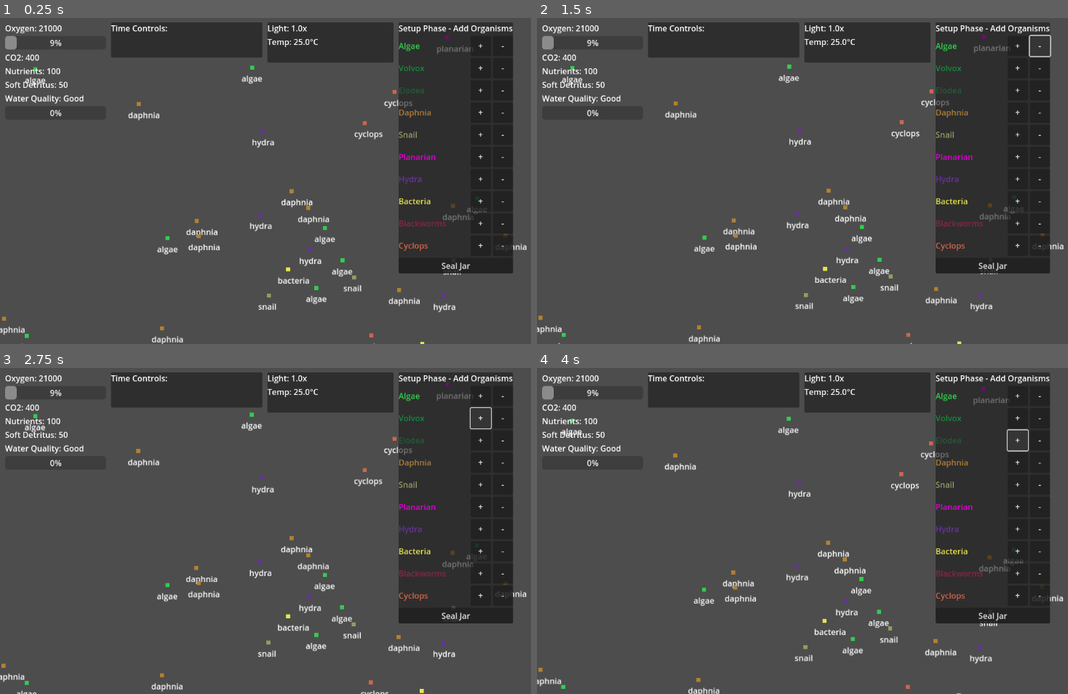
Above: before the commit, frames 1-4 (two rows, left to right).
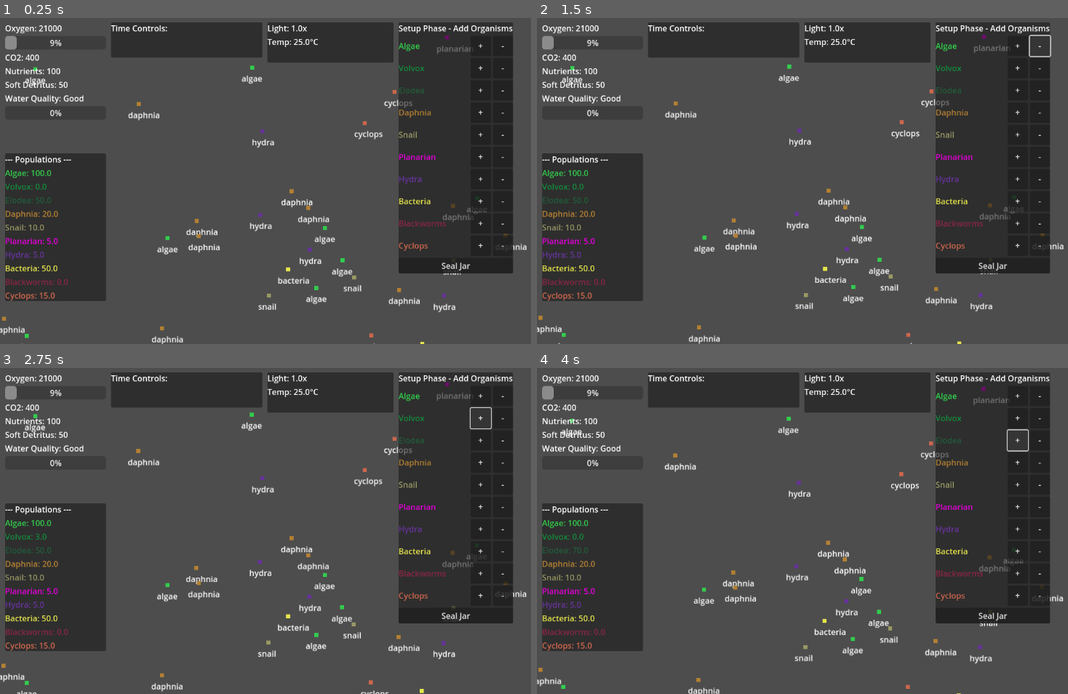
Above: after the commit, the same moments.

Repository: SFMiner/Biosphere-Sim
Game: Godot game, scene res://scenes/main_scene.tscn
The game is run twice, just before and just after one commit, with the same random seed, the same clock (stepped at 60 frames per second) and the same inputs.
Inputs:
- Up to frame 1 (0.25 s): no input
- Up to frame 2 (1.5 s): click "+" at 0.5 s; click "-" at 1.25 s
- Up to frame 3 (2.75 s): click "+" at 2 s
- Up to frame 4 (4 s): click "-" at 2.75 s; click "+" at 3.5 s

The runs differ from the first frame. In frame 1, 8.5% of the frame differs, in the area x 0-20%, y 41-87%; in frame 2, 8.5%; in frame 3, 8.5%; in frame 4, 8.5%.

Commit message:
added population tracker

Diff:
--- a/scenes/main_scene.tscn
+++ b/scenes/main_scene.tscn
@@ -109,6 +109,59 @@
 layout_mode = 2
 max_value = 500.0
 
+[node name="PopulationPanel" type="PanelContainer" parent="UI"]
+offset_left = 10.0
+offset_top = 270.0
+offset_right = 210.0
+offset_bottom = 520.0
+
+[node name="PopulationVBox" type="VBoxContainer" parent="UI/PopulationPanel"]
+layout_mode = 2
+
+[node name="PopulationTitle" type="Label" parent="UI/PopulationPanel/PopulationVBox"]
+layout_mode = 2
+text = "--- Populations ---"
+
+[node name="AlgaeLabel" type="Label" parent="UI/PopulationPanel/PopulationVBox"]
+layout_mode = 2
+text = "Algae: 0"
+
+[node name="VolvoxLabel" type="Label" parent="UI/PopulationPanel/PopulationVBox"]
+layout_mode = 2
+text = "Volvox: 0"
+
+[node name="ElodeaLabel" type="Label" parent="UI/PopulationPanel/PopulationVBox"]
+layout_mode = 2
+text = "Elodea: 0"
+
+[node name="DaphniaLabel" type="Label" parent="UI/PopulationPanel/PopulationVBox"]
+layout_mode = 2
+text = "Daphnia: 0"
+
+[node name="SnailLabel" type="Label" parent="UI/PopulationPanel/PopulationVBox"]
+layout_mode = 2
+text = "Snail: 0"
+
+[node name="PlanarianLabel" type="Label" parent="UI/PopulationPanel/PopulationVBox"]
+layout_mode = 2
+text = "Planarian: 0"
+
+[node name="HydraLabel" type="Label" parent="UI/PopulationPanel/PopulationVBox"]
+layout_mode = 2
+text = "Hydra: 0"
+
+[node name="BacteriaLabel" type="Label" parent="UI/PopulationPanel/PopulationVBox"]
+layout_mode = 2
+text = "Bacteria: 0"
+
+[node name="BlackwormsLabel" type="Label" parent="UI/PopulationPanel/PopulationVBox"]
+layout_mode = 2
+text = "Blackworms: 0"
+
+[node name="CyclopsLabel" type="Label" parent="UI/PopulationPanel/PopulationVBox"]
+layout_mode = 2
+text = "Cyclops: 0"
+
 [node name="TimeControls" type="PanelContainer" parent="UI"]
 offset_left = 220.0
 offset_top = 10.0
--- a/scripts/ui_manager.gd
+++ b/scripts/ui_manager.gd
@@ -44,6 +44,9 @@
 var organism_buttons: VBoxContainer
 var seal_button: Button
 
+## Population tracking UI references
+var population_labels: Dictionary = {}
+
 ## --- MANAGER REFERENCE ---
 var manager: Node = null
 
@@ -88,6 +91,7 @@
 
 	# Initialize UI
 	_initialize_ui_ranges()
+	_initialize_population_labels()
 	_connect_signals()
 	_update_phase_visibility()
 
@@ -117,6 +121,20 @@
 		temp_slider.max_value = 30.0
 		temp_slider.step = 0.5
 		temp_slider.value = manager.temperature
+
+
+func _initialize_population_labels() -> void:
+	"""Initialize references to population label UI elements."""
+	var species_list = ["algae", "volvox", "elodea", "daphnia", "snail", "planarian", "hydra", "bacteria", "blackworms", "cyclops"]
+
+	for species in species_list:
+		var label_name = species.capitalize() + "Label"
+		var label = _find_node_optional(label_name)
+		if label:
+			population_labels[species] = label
+			print("UIManager: Found population label for %s" % species)
+		else:
+			print("UIManager: Could not find population label for %s" % species)
 
 
 func _find_node_optional(node_name: String) -> Node:
@@ -259,12 +277,16 @@
 	if is_instance_valid(nutrient_label):
 		nutrient_label.text = "Nutrients: %.0f" % manager.nutrient_pool
 
+	# Update population displays in setup phase
+	_update_population_displays()
+
 
 func _update_simulation_display() -> void:
 	"""Update UI during simulation phase."""
 	_update_resource_displays()
 	_update_toxicity_indicator()
 	_update_environment_labels()
+	_update_population_displays()
 
 
 ## --- RESOURCE DISPLAY UPDATE ---
@@ -287,6 +309,21 @@
 	# Soft Detritus - Secondary indicator
 	if is_instance_valid(soft_detritus_label):
 		soft_detritus_label.text = "Soft Detritus: %.0f" % manager.soft_detritus
+
+
+## --- POPULATION DISPLAY UPDATE ---
+
+func _update_population_displays() -> void:
+	"""Update all population labels with current biomass values."""
+	for species in population_labels.keys():
+		var label = population_labels[species]
+		if is_instance_valid(label):
+			var biomass = manager.populations.get(species, 0.0)
+			label.text = "%s: %.1f" % [species.capitalize(), biomass]
+
+			# Apply color coding to the label
+			var color = CREATURE_COLORS.get(species, Color.WHITE)
+			label.add_theme_color_override("font_color", color)
 
 
 ## --- TOXICITY INDICATOR ---
@@ -488,7 +525,7 @@
 	print("UI CanvasLayer children:")
 	for child in get_children():
 		print("  - %s (%s)" % [child.name, child.get_class()])
-		if child.name == "SetupPanel":
+		if child.name == "SetupPanel" or child.name == "PopulationPanel":
 			_print_children_recursive(child, "    ")
 
 func _print_children_recursive(node: Node, indent: String) -> void:
